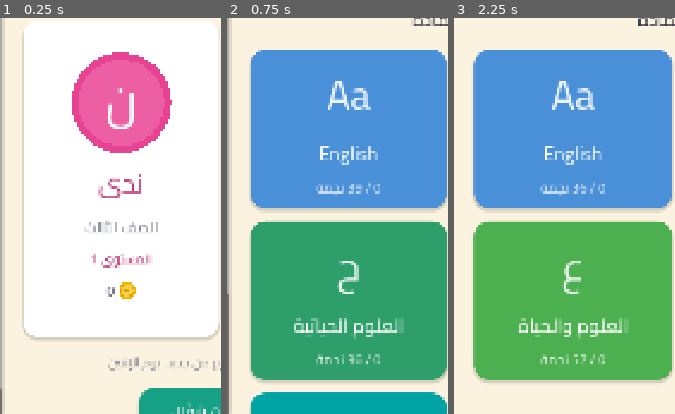
Above: before the commit, frames 1-3 (left to right).
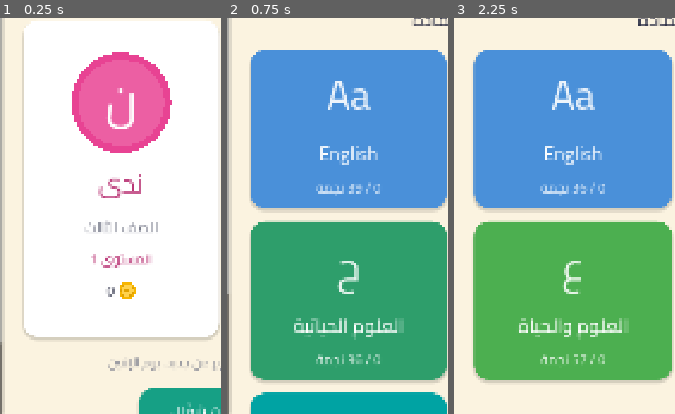
Above: after the commit, the same moments.

Repository: karmontal/StudyGame
Game: Godot game, scene res://scenes/main.tscn
Same seed, same stepped clock (60 frames per second), same inputs: the game is played once before the commit and once after it.
Inputs (mouse positions are % of the whole screen's width and height, from its top left):
- Up to frame 1 (0.25 s): no input
- Up to frame 2 (0.75 s): click (75, 28) at 0.5 s
- Up to frame 3 (2.25 s): click "رجوع" at 1.25 s; click (27, 28) at 2 s
The pictures show only the part of the screen within x 0-50%, y 50-100%; the shares and areas given below are measured in that part.

The runs differ from the first frame. In frame 1, 0.1% of the frame differs, in the area x 0-1%, y 81-94%; in frame 2, nothing differs; in frame 3, nothing differs.

Commit message:
Parent dashboard server and game sync: progress upload, tasks from the parent with real rewards
Co-Authored-By: Claude Opus 5.5 (1M context) <noreply@anthropic.com>
Claude-Session: https://claude.ai/code/session_012m7x1wVWh8Q9zH1kKynC14

Diff:
--- a/project.godot
+++ b/project.godot
@@ -24,6 +24,7 @@
 Sfx="*res://scripts/autoload/sfx.gd"
 Content="*res://scripts/autoload/content.gd"
 Profiles="*res://scripts/autoload/profiles.gd"
+Sync="*res://scripts/autoload/sync.gd"
 
 [audio]
 
--- a/scripts/autoload/profiles.gd
+++ b/scripts/autoload/profiles.gd
@@ -98,7 +98,8 @@
 
 
 ## Records a finished round and pays out coins, streak and badges.
-## kind: "lesson", "unit", "review", "daily" or "speed". Returns a summary for the result screen:
+## kind: "lesson", "unit", "review", "daily", "speed" or "assignment" (lesson_key "assignment/<id>").
+## Every round is also queued for the parent dashboard (Sync). Returns a summary for the result screen:
 ## {coins, lines, new_badges, level_before, level_after, streak, speed_best, new_best}.
 func finish_round(kind: String, lesson_key_: String, earned_stars: int, results: Array,
 		book_id: String = "", unit_id: String = "") -> Dictionary:
@@ -142,6 +143,7 @@
 			p.badges[id] = true
 			new_badges.append(id)
 	save()
+	Sync.record(current_id, kind, lesson_key_, book_id, unit_id, earned_stars, results, int(pay.total))
 	return {"coins": pay.total, "lines": pay.lines, "new_badges": new_badges, "level_before": level_before,
 		"level_after": Rewards.level_for(int(p.xp)), "streak": int(p.streak.days),
 		"speed_best": int(p.speed_best), "new_best": new_best}
--- /dev/null
+++ b/scripts/autoload/sync.gd
@@ -0,0 +1,204 @@
+extends Node
+## Sends finished rounds to the parent dashboard and brings back the tests the parent assigned.
+## The game works fully offline: rounds wait in user://sync.json until a sync succeeds.
+## Contract: docs/sync_api.md. Server address and key are set on the parents screen (Settings).
+
+signal synced(ok: bool, message: String)
+
+const TIMEOUT := 15.0
+const MAX_EVENTS := 500
+
+var path := "user://sync.json"
+var events: Array = []
+var assignments: Array = []
+var last_sync := ""
+var busy := false
+var _http: HTTPRequest
+var _sent_ids: Array = []
+
+
+func _ready() -> void:
+	_http = HTTPRequest.new()
+	_http.timeout = TIMEOUT
+	add_child(_http)
+	_http.request_completed.connect(_on_sync_done)
+	load_state()
+	if configured():
+		sync_now.call_deferred()
+
+
+func configured() -> bool:
+	return server_url() != "" and str(Settings.get_value("device_key", "")) != ""
+
+
+func server_url() -> String:
+	return str(Settings.get_value("server_url", "")).strip_edges().trim_suffix("/")
+
+
+## Adds one finished round to the queue (called by Profiles.finish_round) and tries to send it.
+func record(profile_id: String, kind: String, lesson_key: String, book: String, unit: String,
+		stars: int, results: Array, coins: int) -> void:
+	var assignment := ""
+	var title := ""
+	if kind == "assignment":
+		assignment = lesson_key.trim_prefix("assignment/")
+		title = str(assignment_by_id(assignment).get("title", ""))
+		_mark_local_done(assignment, stars)
+	elif lesson_key.count("/") == 2:
+		var parts := lesson_key.split("/")
+		for l in Content.unit(parts[0], parts[1]).get("lessons", []):
+			if l.id == parts[2]:
+				title = str(l.title)
+	elif kind == "unit":
+		title = str(Content.unit(book, unit).get("title", ""))
+	var correct := 0
+	var wrong: Array = []
+	for r in results:
+		if r.correct:
+			correct += 1
+		else:
+			wrong.append(str(r.key))
+	events.append({"id": "e-%d-%06d" % [int(Time.get_unix_time_from_system()), randi() % 1000000],
+		"profile": profile_id, "kind": kind, "lesson_key": lesson_key if kind == "lesson" else "",
+		"book": book, "unit": unit, "title": title, "stars": stars, "correct": correct,
+		"total": results.size(), "coins": coins, "assignment": assignment, "wrong": wrong,
+		"at": Time.get_datetime_string_from_system()})
+	save_state()
+	if configured():
+		sync_now.call_deferred()
+
+
+## The request body: all queued rounds plus the full current state of every kid.
+func build_body() -> Dictionary:
+	var kids: Array = []
+	var summary := {}
+	for p in Profiles.profiles:
+		kids.append({"id": p.id, "name": p.name, "grade": int(p.grade)})
+		var info := Profiles.info(p.id)
+		summary[p.id] = {"coins": int(info.coins), "xp": int(info.xp), "level": Rewards.level_for(int(info.xp)),
+			"streak": Profiles.live_streak(p.id), "speed_best": int(info.speed_best),
+			"badges": info.badges.keys(), "stickers": info.stickers.keys(), "stars": info.stars,
+			"answered": int(info.answered), "correct": int(info.correct)}
+	# The server takes at most MAX_EVENTS per request; the rest go on the next sync.
+	return {"device": Settings.device_id(), "profiles": kids, "events": events.slice(0, MAX_EVENTS), "summary": summary}
+
+
+func sync_now() -> void:
+	if busy or not configured():
+		return
+	busy = true
+	var body := build_body()
+	_sent_ids = body.events.map(func(e): return e.id)
+	var err := _http.request(server_url() + "/api/sync", _headers(), HTTPClient.METHOD_POST, JSON.stringify(body))
+	if err != OK:
+		busy = false
+		synced.emit(false, "تعذّر الاتصال (%d)" % err)
+
+
+func _on_sync_done(result: int, code: int, _headers_: PackedStringArray, body: PackedByteArray) -> void:
+	busy = false
+	if result != HTTPRequest.RESULT_SUCCESS or code != 200:
+		synced.emit(false, _error_text(result, code))
+		return
+	var data = JSON.parse_string(body.get_string_from_utf8())
+	if typeof(data) != TYPE_DICTIONARY or not data.get("ok", false):
+		synced.emit(false, "رد غير مفهوم من السيرفر")
+		return
+	apply_response(data, _sent_ids)
+	synced.emit(true, "تمت المزامنة")
+	if not events.is_empty():
+		sync_now.call_deferred()
+
+
+## Drops the rounds the server now has and keeps its list of assignments.
+func apply_response(data: Dictionary, sent_ids: Array) -> void:
+	events = events.filter(func(e): return not sent_ids.has(e.id))
+	assignments = data.get("assignments", [])
+	last_sync = Time.get_datetime_string_from_system()
+	save_state()
+
+
+## Calls back with (ok, message): checks the address and key without sending anything.
+func ping(url: String, key: String, callback: Callable) -> void:
+	var http := HTTPRequest.new()
+	http.timeout = TIMEOUT
+	add_child(http)
+	http.request_completed.connect(func(result: int, code: int, _h: PackedStringArray, _b: PackedByteArray):
+		http.queue_free()
+		callback.call(result == HTTPRequest.RESULT_SUCCESS and code == 200, _error_text(result, code)))
+	var err := http.request(url.strip_edges().trim_suffix("/") + "/api/ping", ["X-Device-Key: " + key.strip_edges()])
+	if err != OK:
+		http.queue_free()
+		callback.call(false, "العنوان غير صحيح")
+
+
+func _headers() -> PackedStringArray:
+	return ["Content-Type: application/json", "X-Device-Key: " + str(Settings.get_value("device_key", "")).strip_edges()]
+
+
+func _error_text(result: int, code: int) -> String:
+	if result != HTTPRequest.RESULT_SUCCESS:
+		return "ما في اتصال بالسيرفر"
+	if code == 401 or code == 403:
+		return "مفتاح الجهاز غلط"
+	if code == 200:
+		return "الاتصال شغّال"
+	return "خطأ من السيرفر (%d)" % code
+
+
+## Open and finished assignments of one kid (finished ones stay until the parent gives the reward).
+func assignments_for(profile_id: String) -> Array:
+	return assignments.filter(func(a): return str(a.get("profile", "")) == profile_id)
+
+
+func assignment_by_id(id: String) -> Dictionary:
+	for a in assignments:
+		if str(a.get("id", "")) == id:
+			return a
+	return {}
+
+
+## The questions of an assignment: all questions of its lessons.
+func assignment_questions(a: Dictionary) -> Array[Dictionary]:
+	var out: Array[Dictionary] = []
+	for key in a.get("lesson_keys", []):
+		var parts: PackedStringArray = str(key).split("/")
+		if parts.size() == 3:
+			out.append_array(Content.lesson_questions(parts[0], parts[1], parts[2]))
+	return out
+
+
+## Shows the result right away, before the server confirms it.
+func _mark_local_done(id: String, stars: int) -> void:
+	var a := assignment_by_id(id)
+	if a.is_empty():
+		return
+	a.best_stars = maxi(int(a.get("best_stars", 0)), stars)
+	if a.get("done_at") == null and stars >= int(a.get("min_stars", 1)):
+		a.done_at = Time.get_datetime_string_from_system()
+
+
+func save_state() -> void:
+	var f := FileAccess.open(path, FileAccess.WRITE)
+	if f:
+		f.store_string(JSON.stringify({"events": events, "assignments": assignments, "last_sync": last_sync}))
+
+
+func load_state() -> void:
+	events = []
+	assignments = []
+	last_sync = ""
+	if not FileAccess.file_exists(path):
+		return
+	var data = JSON.parse_string(FileAccess.get_file_as_string(path))
+	if typeof(data) == TYPE_DICTIONARY:
+		events = data.get("events", [])
+		assignments = data.get("assignments", [])
+		last_sync = str(data.get("last_sync", ""))
+
+
+## Clears the queue and assignments (tests).
+func reset() -> void:
+	if FileAccess.file_exists(path):
+		DirAccess.remove_absolute(ProjectSettings.globalize_path(path))
+	load_state()
--- a/scripts/main.gd
+++ b/scripts/main.gd
@@ -10,6 +10,7 @@
 	"speed": preload("res://scripts/ui/speed_screen.gd"),
 	"badges": preload("res://scripts/ui/badges_screen.gd"),
 	"album": preload("res://scripts/ui/album_screen.gd"),
+	"parents": preload("res://scripts/ui/parents_screen.gd"),
 }
 
 var screen: Screen
--- a/scripts/ui/books_screen.gd
+++ b/scripts/ui/books_screen.gd
@@ -6,6 +6,9 @@
 	var p := Profiles.current()
 	var content := page("أهلاً %s!" % p.name, Color(p.color))
 	content.add_child(_status_card(p))
+	var tasks := Sync.assignments_for(p.id)
+	if not tasks.is_empty():
+		content.add_child(_tasks(tasks, Color(p.color)))
 	content.add_child(_challenges(p))
 	content.add_child(UI.label("اختار المادة", 44, UI.TEXT))
 	var grid := GridContainer.new()
@@ -131,6 +134,40 @@
 	return grid
 
 
+## Tests the parent assigned from the dashboard, with the real-world reward they promised.
+func _tasks(tasks: Array, color: Color) -> PanelContainer:
+	var card := UI.card(Color("#FFF7E0"))
+	card.name = "Tasks"
+	var v := UI.vbox(16)
+	card.add_child(v)
+	v.add_child(UI.label("مهام من بابا", 44, Color("#B07D00")))
+	for a in tasks:
+		var done: bool = a.get("done_at") != null
+		var qs := Sync.assignment_questions(a)
+		var b := UI.button("", Color("#27AE60") if done else color, 36, 150)
+		b.name = "Task_" + str(a.id)
+		b.disabled = done or qs.is_empty()
+		var col := UI.vbox(2)
+		col.set_anchors_and_offsets_preset(Control.PRESET_FULL_RECT)
+		col.alignment = BoxContainer.ALIGNMENT_CENTER
+		col.mouse_filter = Control.MOUSE_FILTER_IGNORE
+		b.add_child(col)
+		var sub := "تمّت! بانتظار المكافأة: %s" % a.get("reward", "") if done else \
+			"المطلوب %d نجوم · المكافأة: %s" % [int(a.get("min_stars", 1)), a.get("reward", "")]
+		for l in [UI.label(str(a.get("title", "")), 40, Color.WHITE), UI.label(sub, 28, Color(1, 1, 1, 0.92))]:
+			l.mouse_filter = Control.MOUSE_FILTER_IGNORE
+			col.add_child(l)
+		b.custom_minimum_size.y = 170
+		b.pressed.connect(func():
+			main.goto("quiz", {"questions": qs, "count": mini(int(a.get("count", 10)), qs.size()),
+				"title": str(a.get("title", "")), "kind": "assignment", "lesson_key": "assignment/" + str(a.id),
+				"back": "books", "back_args": {}}))
+		v.add_child(b)
+		if str(a.get("note", "")) != "":
+			v.add_child(UI.label(str(a.note), 30, UI.MUTED))
+	return card
+
+
 func _big_button(node_name: String, title: String, sub: String, color: Color) -> Button:
 	var b := Button.new()
 	b.name = node_name
--- /dev/null
+++ b/scripts/ui/parents_screen.gd
@@ -0,0 +1,89 @@
+extends Screen
+## Parents' settings: the dashboard server address and device key, a connection test and sync status.
+
+var _url: LineEdit
+var _key: LineEdit
+var _status: Label
+var _info: Label
+
+
+func build() -> void:
+	var content := page("إعدادات الأهل", UI.TEXT)
+	content.add_child(UI.label("اربط اللعبة بلوحة المتابعة على سيرفرك: تنرسل الدروس والنتائج، وتوصل المهام اللي بتضيفها للأولاد.", 32, UI.MUTED))
+	content.add_child(UI.label("عنوان السيرفر", 36, UI.TEXT, HORIZONTAL_ALIGNMENT_LEFT))
+	_url = _field("Url", str(Settings.get_value("server_url", "")), "https://study.example.com")
+	content.add_child(_url)
+	content.add_child(UI.label("مفتاح الجهاز", 36, UI.TEXT, HORIZONTAL_ALIGNMENT_LEFT))
+	_key = _field("Key", str(Settings.get_value("device_key", "")), "STUDYGAME_DEVICE_KEY")
+	_key.secret = true
+	content.add_child(_key)
+	var save := UI.button("حفظ وتجربة الاتصال", Color("#2980B9"), 40, 120)
+	save.name = "Save"
+	save.pressed.connect(save_and_test)
+	content.add_child(save)
+	_status = UI.label("", 36, UI.TEXT)
+	_status.name = "Status"
+	content.add_child(_status)
+	var sync := UI.button("زامن الآن", Color("#16A085"), 40, 120)
+	sync.name = "SyncNow"
+	sync.pressed.connect(func():
+		_status.text = "جاري المزامنة..."
+		Sync.sync_now())
+	content.add_child(sync)
+	_info = UI.label("", 30, UI.MUTED)
+	_info.name = "Info"
+	content.add_child(_info)
+	Sync.synced.connect(_on_synced)
+	_refresh_info()
+
+
+func go_back() -> void:
+	main.goto("profiles")
+
+
+func _exit_tree() -> void:
+	if Sync.synced.is_connected(_on_synced):
+		Sync.synced.disconnect(_on_synced)
+
+
+func _field(node_name: String, value: String, hint: String) -> LineEdit:
+	var e := LineEdit.new()
+	e.name = node_name
+	e.text = value
+	e.placeholder_text = hint
+	e.custom_minimum_size.y = 110
+	e.add_theme_font_size_override("font_size", 36)
+	e.layout_direction = Control.LAYOUT_DIRECTION_LTR
+	e.virtual_keyboard_type = LineEdit.KEYBOARD_TYPE_URL if node_name == "Url" else LineEdit.KEYBOARD_TYPE_DEFAULT
+	e.add_theme_stylebox_override("normal", UI.box(Color.WHITE, 24, Color("#BDC3C7"), 3))
+	e.add_theme_stylebox_override("focus", UI.box(Color.WHITE, 24, Color("#2980B9"), 3))
+	return e
+
+
+func save_and_test() -> void:
+	var url := _url.text.strip_edges().trim_suffix("/")
+	Settings.set_value("server_url", url)
+	Settings.set_value("device_key", _key.text.strip_edges())
+	if url == "":
+		_status.text = "تم مسح الربط، اللعبة بتشتغل بدون سيرفر"
+		return
+	if not (url.begins_with("http://") or url.begins_with("https://")):
+		_status.text = "العنوان لازم يبدأ بـ https://"
+		return
+	_status.text = "جاري التجربة..."
+	Sync.ping(url, _key.text, func(ok: bool, message: String):
+		if not is_inside_tree():
+			return
+		_status.text = message
+		if ok:
+			Sync.sync_now())
+
+
+func _on_synced(_ok: bool, message: String) -> void:
+	_status.text = message
+	_refresh_info()
+
+
+func _refresh_info() -> void:
+	_info.text = "جولات بانتظار الإرسال: %d\nآخر مزامنة: %s\nرقم الجهاز: %s" % [Sync.events.size(),
+		Sync.last_sync if Sync.last_sync != "" else "لسا", Settings.device_id()]
--- a/scripts/ui/profile_screen.gd
+++ b/scripts/ui/profile_screen.gd
@@ -15,6 +15,20 @@
 		grid.add_child(_card(p, p.id == leader))
 	content.add_child(UI.label("العملات تنحسب كل أسبوع من جديد، يوم الإثنين", 30, UI.MUTED))
 	content.add_child(_sound_toggle())
+	content.add_child(_parents_button())
+
+
+## The parents' settings open only after holding the button, so the kids don't wander in.
+func _parents_button() -> Button:
+	var b := UI.button("للأهل (اضغط مطوّلاً)", Color("#7F8C8D"), 30, 90)
+	b.name = "Parents"
+	b.size_flags_horizontal = Control.SIZE_SHRINK_CENTER
+	b.custom_minimum_size.x = 420
+	b.button_down.connect(func():
+		await get_tree().create_timer(1.5).timeout
+		if is_instance_valid(b) and b.is_inside_tree() and b.button_pressed:
+			main.goto("parents"))
+	return b
 
 
 ## Sound on/off for effects and reading aloud.
--- a/scripts/ui/result_screen.gd
+++ b/scripts/ui/result_screen.gd
@@ -23,6 +23,15 @@
 			pic.reveal_all.call_deferred()
 	else:
 		content.add_child(UI.label("فتحت القفل!" if earned >= 2 else "القفل لسا مسكّر، جرّب كمان مرة", 44, UI.GOOD.darkened(0.3) if earned >= 2 else UI.MUTED))
+	if quiz_args.get("kind", "") == "assignment":
+		var task := Sync.assignment_by_id(str(quiz_args.get("lesson_key", "")).trim_prefix("assignment/"))
+		var need := int(task.get("min_stars", 1))
+		var passed := earned >= need
+		var t := UI.label("نجحت بمهمة بابا! المكافأة: %s" % task.get("reward", "") if passed else \
+			"المهمة بدها %d نجوم، جرّب كمان مرة" % need, 42, Color.WHITE)
+		t.name = "TaskResult"
+		t.add_theme_stylebox_override("normal", UI.box(UI.GOOD.darkened(0.1) if passed else Color("#E67E22"), 36))
+		content.add_child(t)
 	_add_rewards(content, args.get("summary", {}), color)
 	if quiz_args.get("kind", "") != "daily":
 		var again := UI.button("العب مرة ثانية", color, 46, 140)
--- a/tests/test_runner.gd
+++ b/tests/test_runner.gd
@@ -14,6 +14,8 @@
 	Profiles.delete_save()
 	Settings.path = "user://test_settings.cfg"
 	Settings.reset()
+	Sync.path = "user://test_sync.json"
+	Sync.reset()
 	_test_curriculum_index()
 	_test_all_books_valid()
 	_test_validator_catches_mistakes()
@@ -26,6 +28,7 @@
 	await _test_ui_flow()
 	await _test_challenges_ui()
 	await _test_sound()
+	await _test_sync_and_tasks()
 	Profiles.delete_save()
 	print("\n%d checks, %d failures" % [_checks, _failures])
 	get_tree().quit(1 if _failures > 0 else 0)
@@ -460,3 +463,72 @@
 	main.queue_free()
 	await get_tree().process_frame
 	Settings.reset()
+
+
+func _test_sync_and_tasks() -> void:
+	Profiles.delete_save()
+	Sync.reset()
+	check(not Sync.configured(), "sync is off until the parent sets a server")
+	var nada := "nada"
+	Profiles.select(nada)
+	var book_id := _first_book_with_data(3)
+	var u: Dictionary = Content.book(book_id).units[0]
+	var l: Dictionary = u.lessons[0]
+	var key := Profiles.lesson_key(book_id, u.id, l.id)
+	var qs := Content.lesson_questions(book_id, u.id, l.id)
+	Profiles.finish_round("lesson", key, 2, [{"key": qs[0].key, "correct": true}, {"key": qs[1].key, "correct": false}], book_id, u.id)
+	eq(Sync.events.size(), 1, "a finished round is queued for the dashboard")
+	var e: Dictionary = Sync.events[0]
+	eq(e.kind, "lesson", "event kind")
+	eq(e.lesson_key, key, "event lesson key")
+	eq(e.title, l.title, "event has the lesson title")
+	eq([e.correct, e.total, e.stars], [1, 2, 2], "event counts")
+	eq(e.wrong, [qs[1].key], "event lists wrong questions")
+	check(RegEx.create_from_string("^\\d{4}-\\d\\d-\\d\\dT\\d\\d:\\d\\d:\\d\\d$").search(e.at) != null, "event time format")
+	var body := Sync.build_body()
+	eq(body.profiles.size(), Profiles.profiles.size(), "sync body has every kid")
+	eq(int(body.summary[nada].stars[key]), 2, "sync summary has stars")
+	check(str(body.device).begins_with("dev-"), "sync body has a device id")
+	# The server answers with an assignment for Nada.
+	Sync.apply_response({"ok": true, "assignments": [{"id": "a1", "profile": nada, "title": "اختبار بابا",
+		"note": "", "reward": "آيس كريم", "lesson_keys": [key], "count": 4, "min_stars": 2,
+		"created_at": "2026-10-11T09:00:00", "done_at": null, "best_stars": 0}]}, [e.id])
+	eq(Sync.events.size(), 0, "sent rounds leave the queue")
+	eq(Sync.assignments_for("lamees").size(), 0, "assignments are per kid")
+	var main: Node = MAIN_SCENE.instantiate()
+	add_child(main)
+	await get_tree().process_frame
+	main.goto("books")
+	await get_tree().process_frame
+	var task: Button = main.find_child("Task_a1", true, false)
+	check(task != null and not task.disabled, "task from dad shows on the books screen")
+	task.pressed.emit()
+	await get_tree().process_frame
+	eq(str(main.screen.name), "quiz", "task opens a quiz")
+	eq(main.screen.session.count(), 4, "task uses its question count")
+	var guard := 0
+	while str(main.screen.name) == "quiz" and guard < 10:
+		guard += 1
+		await _answer_right(main.screen)
+		(main.screen.find_child("Next", true, false) as Button).pressed.emit()
+		await get_tree().process_frame
+	check(main.screen.find_child("TaskResult", true, false) != null, "result says the task is passed")
+	check(Sync.assignment_by_id("a1").done_at != null, "task marked done on the phone")
+	eq(Sync.events[-1].kind, "assignment", "task round queued as an assignment")
+	eq(Sync.events[-1].assignment, "a1", "task round carries the assignment id")
+	main.goto("books")
+	await get_tree().process_frame
+	check((main.find_child("Task_a1", true, false) as Button).disabled, "a finished task can't be replayed")
+	# Parents' settings screen
+	main.goto("parents")
+	await get_tree().process_frame
+	(main.screen.find_child("Url", true, false) as LineEdit).text = "study.example.com"
+	main.screen.save_and_test()
+	check("https" in (main.screen.find_child("Status", true, false) as Label).text, "parents screen rejects an address without https")
+	(main.screen.find_child("Url", true, false) as LineEdit).text = ""
+	main.screen.save_and_test()
+	check(not Sync.configured(), "clearing the address turns sync off")
+	main.queue_free()
+	await get_tree().process_frame
+	Sync.reset()
+	Settings.reset()
Not shown, changed: export_presets.cfg
Not shown, added: scripts/autoload/sync.gd.uid
Not shown, added: scripts/ui/parents_screen.gd.uid
Not shown, added: server/docker-compose.yml
Not shown, added: server/requirements-dev.txt
Not shown, added: server/requirements.txt
Not shown, changed: .github/workflows/tests.yml
Not shown, changed: CLAUDE.md
Not shown, added: docs/sync_api.md
Not shown, added: server/.env.example
Not shown, added: server/tests/__init__.py
